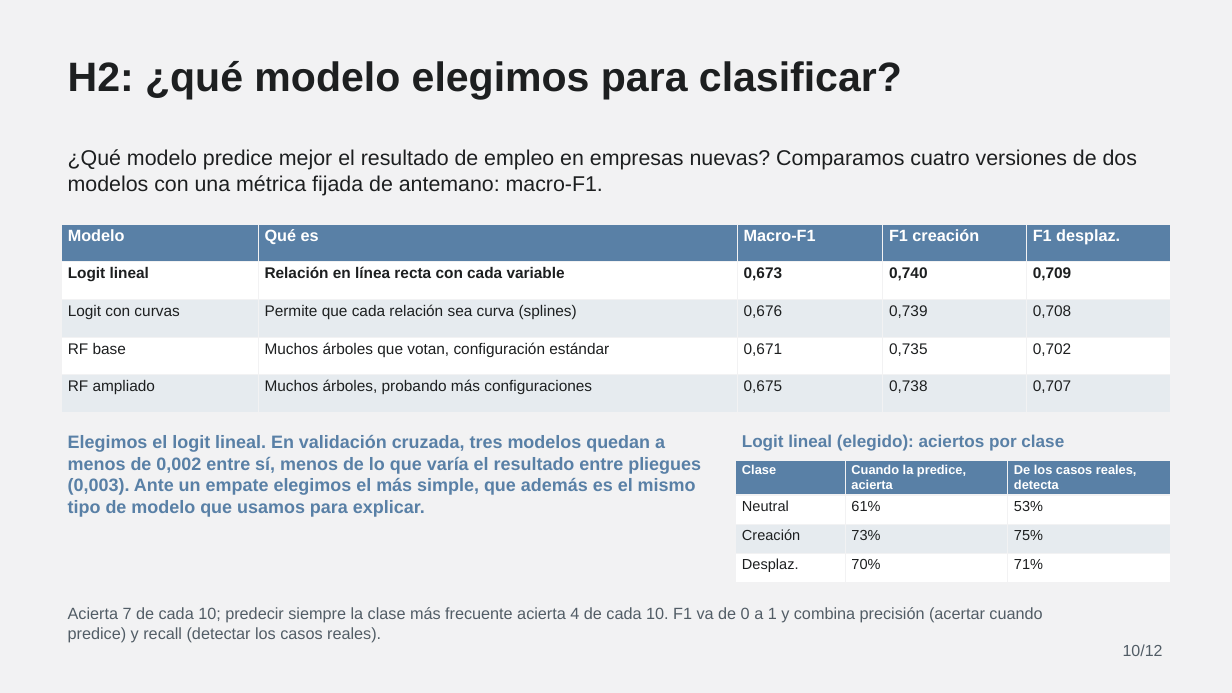
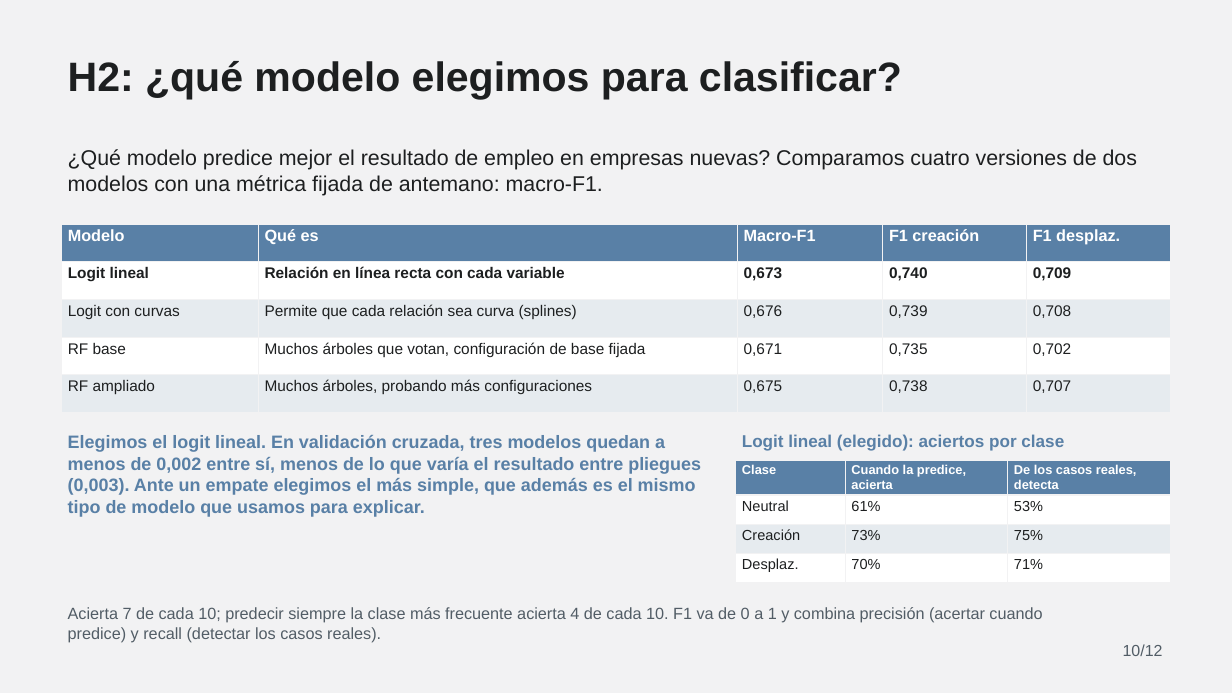
Before and after one commit to Ericsig/DiploDatos, a slide deck: slide 10 of deck/IA_en_las_empresas_presentation_v4_corregida.pptx. Drawn at 1232x693 pixels with LibreOffice and Linux fonts; fonts in the diff are those of the drawing. Boxes give left, top, right and bottom in pixels: in the first picture for what was removed or moved away, otherwise in the second. Text is boxed around its words. In the diff, an @@ line names an element or a change of style, - is before the commit and + after.

```diff
--- a/deck/IA_en_las_empresas_presentation_v4_corregida.pptx
+++ b/deck/IA_en_las_empresas_presentation_v4_corregida.pptx
@@ table at (x1=62, y1=224, x2=1170, y2=413) @@
-row 4, column 2: Muchos árboles que votan, configuración estándar
+row 4, column 2: Muchos árboles que votan, configuración de base fijada
```
Also in this commit, not shown: 1 other slide changed, 1 other file.
